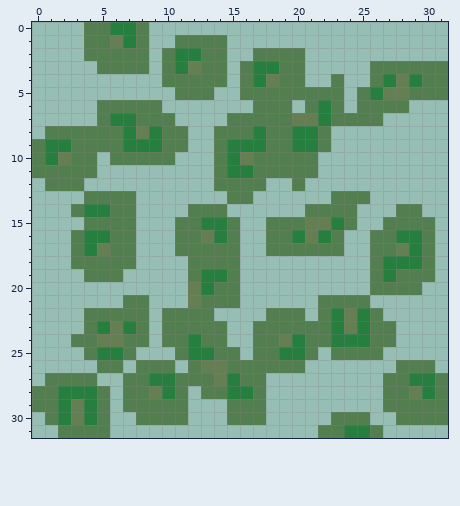
Pixel-art sprite -- VoxelEngine/VoxelEngine/VoxelEngine/Resources/Textures/oak leaves.png. Above, as it was before the edit.
The file is 32x32 pixels. Pixels under 10% opacity are left out. Colours within 5 levels of each other are drawn and written as one.
And afterwards:
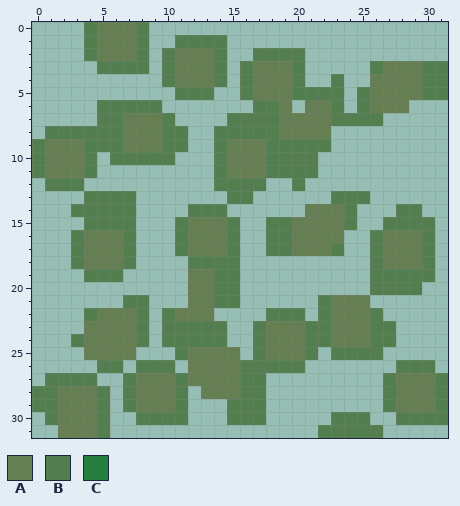
Palette (. is transparent): A #657f53  B #537f50  C #267f3f
Author's note on the commit: Fixed oak leaf transparency issue (gimp, layer mask, export "save color values from transparent pixels")
The exact change:
@@ x 0..31 @@
- 0 ....BBCCB.......................
- 1 ....BBACB..BBBB.................
- 2 ....BBBBB.BCCBB..BBBB...........
- 3 .....BBBB.BCABB.BCCBB.....BBBBBB
- 4 ..........BBBBB.BCABB..B..BCACBB
- 5 ...........BBB..BBBBBBBB.BCAABBB
- 6 .....BBBBB.......BBB.BCB.BBBB...
- 7 .....BCCBBB....BBBBBAACBBBB.....
- 8 .BBBBBBCACBB..BBBCBBCCB.........
- 9 BCCBBBBCCCBB..BCCCBBCCB.........
-10 BCABB.BBBBB...BCABBBBB..........
-11 BBBBB.........BCCBBBBB..........
+ 0 ....BAAAB.......................
+ 1 ....BAAAB..BBBB.................
+ 2 ....BAAAB.BAAAB..BBBB...........
+ 3 .....BBBB.BAAAB.BAAAB.....BAAABB
+ 4 ..........BAAAB.BAAAB..B..AAAABB
+ 5 ...........BBB..BAAABBBB.BAAAABB
+ 6 .....BBBBB.......BBA.AAB.BAAA...
+ 7 .....BBAAAB....BBBBAAAABBBB.....
+ 8 .BBBBBBAAABB..BBBBBAAAA.........
+ 9 BAAABBBAAABB..BAAABBBBB.........
+10 BAAAB.BBBBB...BAAABBBB..........
+11 BAAAB.........BAAABBBB..........
 12 .BBB..........BBBB..B...........
 13 ....BBBB.......BB......BBB......
-14 ...BCCBB....BBB......BBBB...BB..
-15 ....BBBB...BBCCB..BBBAACB..BBBB.
-16 ...BCCBB...BBACB..BBCACB..BBCCB.
-17 ...BCABB...BBBBB..BBBBBB..BBACB.
-18 ...BBBBB....BBBB..........BCCCB.
-19 ....BBB.....BCCB..........BCBBB.
-20 ............ACBB..........BBBB..
-21 .......BB...ABBB......BBBB......
-22 ....BBBBB.BBBB....BBB.BCACB.....
-23 ....BCACB.BBBBB..BBBBBBCACBB....
-24 ...BBAABB.BBCBB..BBACBBCCCBB....
-25 ....BCCB...BCCBB.BBCCB.BBBB.....
-26 .....BB.BBB.BAABBBBBB.......BBB.
-27 .BBBB..BBCCBBBACBB.........BBCCB
-28 BBCCCB.BBACB.BBCCB.........BBACB
-29 BBCACB.BBBBB...BBB.........BBBBB
-30 .BCACB..BBBB...BBB.....BBB..BBBB
-31 ..BBBB................BBCCB.....
+14 ...BBBBB....BBB......AAAB...BB..
+15 ....BBBB...BAAAB..BBAAAAB..BBBB.
+16 ...BAAAB...BAAAB..BBAAAA..BAAAB.
+17 ...BAAAB...BAAAB..BBAAAB..BAAAB.
+18 ...BAAAB....BBBB..........BAAAB.
+19 ....BBB.....AABB..........BBBBB.
+20 ............AABB..........BBBB..
+21 .......BB...AABB......BAAA......
+22 ....BAAAB.BAAA....BBB.BAAAB.....
+23 ....AAAAB.BBBBB..BAAABBAAABB....
+24 ...BAAAAB.BBBBB..BAAABBAAABB....
+25 ....AAAA...BAAAA.BAAAB.BBBB.....
+26 .....BB.BBB.AAAABBBBB.......BBB.
+27 .BBBB..BAAABAAAABB.........BAAAB
+28 BBAAAB.BAAAB.AAABB.........BAAAB
+29 BBAAAB.BAAAB...BBB.........BAAAB
+30 .BAAAB..BBBB...BBB.....BBB..BBBB
+31 ..AAAB................BBBBB.....
